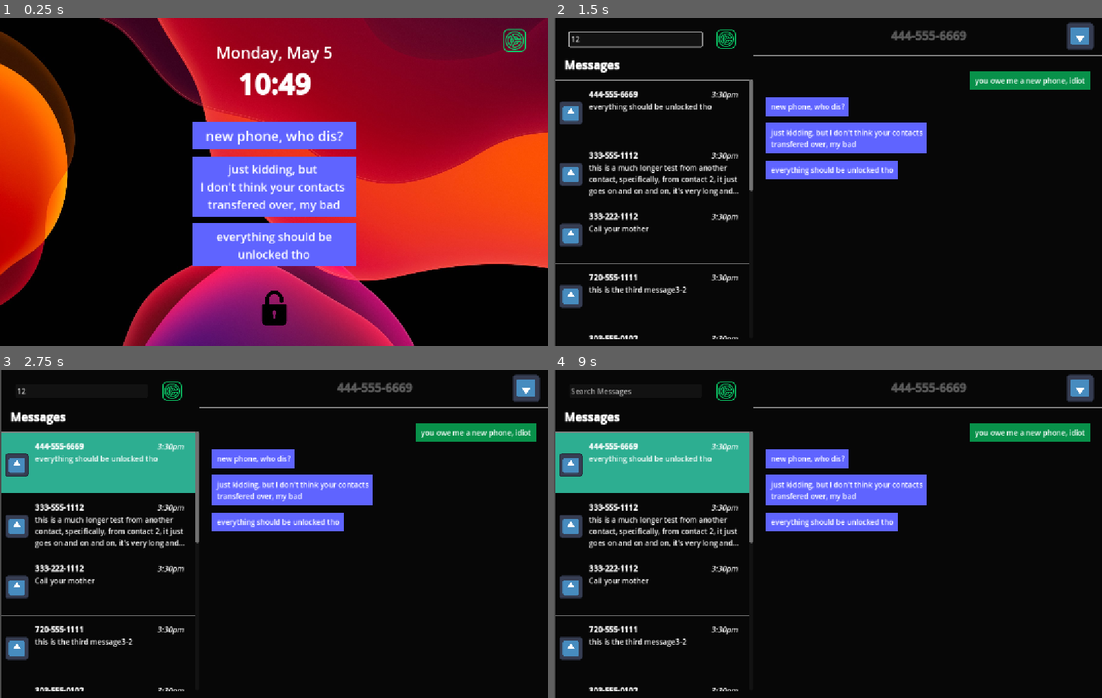
Above: before the commit, frames 1-4 (two rows, left to right).
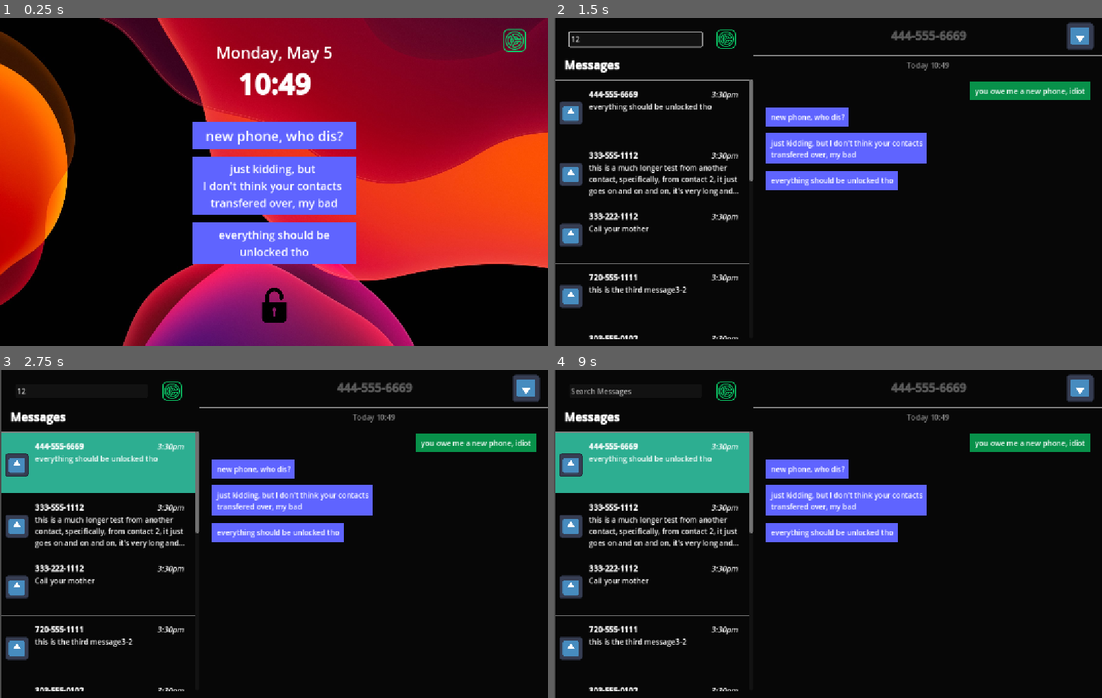
Above: after the commit, the same moments.

Repository: cyschneck/new-phone-who-dis
Game: Godot game, scene res://scenes/_main/start_menu.tscn
The game is run twice, just before and just after one commit, with the same random seed, the same clock (stepped at 60 frames per second) and the same inputs. The engine's default icon, where the game draws it, is replaced by a stand-in: a white triangle on a blue panel in a dark square.
Inputs (mouse positions are in pixels of both pictures, inside the frame that each line leads up to):
- Up to frame 1 (0.25 s): no input
- Up to frame 2 (1.5 s): click (828, 306) at 0.5 s; click (636, 37) at 1.27 s; type "12" at 1.35 s
- Up to frame 3 (2.75 s): click (98, 461) at 2.02 s
- Up to frame 4 (9 s): click (1080, 389) at 2.75 s; click (636, 389) at 3.52 s; type "12" at 3.6 s; click (652, 442) at 4.27 s; click (932, 491) at 5 s; click (652, 442) at 5.77 s; click (932, 491) at 6.5 s; click (652, 442) at 7.27 s; click (932, 491) at 8 s; click (1080, 389) at 8.75 s

The runs differ from the first frame. In frame 1, 2.3% of the frame differs, in the area x 35-65%, y 44-94%; in frame 2, 5.9%, in the area x 35-98%, y 13-53%; in frame 3, 5.9%; in frame 4, 5.9%.

Commit message:
add timestamp option

Diff:
--- a/new-phone-who-dis/data/messages.json
+++ b/new-phone-who-dis/data/messages.json
@@ -13,7 +13,11 @@
 	"messages": {
 	  "sender1": "this is the second message2-2",
 	  "sender2": "this is a much longer test from another contact, specifically, from contact 2, it just goes on and on and on, it's very long and kind of tedious",
+	  "caller1": "this is a much longer test from another contact, specifically, from contact 2, it just goes on and on and on, it's very long and kind of tedious",
 	  "caller2": "this is a much longer test from another contact, specifically, from contact 2, it just goes on and on and on, it's very long and kind of tedious",
+	  "caller3": "this is a much longer test from another contact, specifically, from contact 2, it just goes on and on and on, it's very long and kind of tedious",
+	  "caller4": "this is a much longer test from another contact, specifically, from contact 2, it just goes on and on and on, it's very long and kind of tedious",
+	  "caller5": "this is a much longer test from another contact, specifically, from contact 2, it just goes on and on and on, it's very long and kind of tedious",
 	}
   },
   "message 3": {
@@ -86,4 +90,12 @@
 	  "caller1": "Merry Christmas"
 	}
   },
+  "message 11": {
+	"contact_name": "Dad",
+	"messages": {
+	  "sender1": "Happy Birthday",
+	  "sender2": "Happy Birthday",
+	  "caller1": "Thanks!"
+	}
+  },
 }
--- a/new-phone-who-dis/scenes/_main/messages.tscn
+++ b/new-phone-who-dis/scenes/_main/messages.tscn
@@ -8,6 +8,7 @@
 [ext_resource type="Texture2D" uid="uid://dlvsclu2wa70u" path="res://images/icon.svg" id="6_l0wf5"]
 [ext_resource type="Script" uid="uid://c0fwdldoayhqb" path="res://scripts/messages/return_to_contacts.gd" id="7_wevnu"]
 [ext_resource type="PackedScene" uid="uid://dfyv37tioa6mf" path="res://scenes/messages/sender_purple_text.tscn" id="8_agf8l"]
+[ext_resource type="PackedScene" uid="uid://dyfduqub1pf0c" path="res://scenes/messages/timestamp_text.tscn" id="8_bdw3y"]
 [ext_resource type="PackedScene" uid="uid://dnd2uyg2ruxms" path="res://scenes/messages/caller_green_text.tscn" id="9_sgs8y"]
 [ext_resource type="PackedScene" uid="uid://dj7e465on4uhf" path="res://scenes/messages/popup_messages_name.tscn" id="11_bdw3y"]
 
@@ -232,7 +233,8 @@
 anchors_preset = 15
 anchor_right = 1.0
 anchor_bottom = 1.0
-offset_top = 3.0
+offset_top = -1.0
+offset_bottom = 0.000244141
 grow_horizontal = 2
 grow_vertical = 2
 horizontal_scroll_mode = 0
@@ -241,7 +243,7 @@
 layout_mode = 2
 size_flags_horizontal = 3
 theme_override_constants/margin_left = 40
-theme_override_constants/margin_top = 40
+theme_override_constants/margin_top = 10
 theme_override_constants/margin_right = 40
 theme_override_constants/margin_bottom = 40
 
@@ -253,6 +255,9 @@
 theme_override_constants/separation = 35
 metadata/_edit_use_anchors_ = true
 
+[node name="Timestamp" parent="BackgroundColor/MessageFieldRight/TextField/ScrollContainer/MarginContainer/TextMessages" instance=ExtResource("8_bdw3y")]
+layout_mode = 2
+
 [node name="SenderText" parent="BackgroundColor/MessageFieldRight/TextField/ScrollContainer/MarginContainer/TextMessages" instance=ExtResource("8_agf8l")]
 layout_mode = 2
 
@@ -270,6 +275,7 @@
 
 [node name="SelectContactPopup" type="Control" parent="BackgroundColor"]
 unique_name_in_owner = true
+visible = false
 custom_minimum_size = Vector2(500, 500)
 layout_mode = 1
 anchors_preset = 8
--- a/new-phone-who-dis/scenes/_main/start_menu.tscn
+++ b/new-phone-who-dis/scenes/_main/start_menu.tscn
@@ -85,14 +85,14 @@
 theme_override_constants/separation = 35
 metadata/_edit_use_anchors_ = true
 
-[node name="Time" type="Label" parent="BackgroundImage/MarginContainer/Menu/Texts"]
+[node name="Title" type="Label" parent="BackgroundImage/MarginContainer/Menu/Texts"]
 layout_mode = 2
 theme_override_font_sizes/font_size = 30
 text = "new phone, who dis?"
 horizontal_alignment = 1
 vertical_alignment = 1
 
-[node name="MarginContainer" type="MarginContainer" parent="BackgroundImage/MarginContainer/Menu/Texts/Time"]
+[node name="MarginContainer" type="MarginContainer" parent="BackgroundImage/MarginContainer/Menu/Texts/Title"]
 show_behind_parent = true
 layout_mode = 1
 anchors_preset = 15
@@ -105,14 +105,14 @@
 theme_override_constants/margin_right = -10
 theme_override_constants/margin_bottom = -10
 
-[node name="ColorRect" type="ColorRect" parent="BackgroundImage/MarginContainer/Menu/Texts/Time/MarginContainer"]
+[node name="ColorRect" type="ColorRect" parent="BackgroundImage/MarginContainer/Menu/Texts/Title/MarginContainer"]
 show_behind_parent = true
 layout_mode = 2
 color = Color(0.372549, 0.392157, 1, 1)
 
 [node name="Text" type="Label" parent="BackgroundImage/MarginContainer/Menu/Texts"]
 layout_mode = 2
-theme_override_font_sizes/font_size = 25
+theme_override_font_sizes/font_size = 24
 text = "just kidding, but
 I don't think your contacts
 transfered over, my bad"
@@ -139,7 +139,7 @@
 
 [node name="Text2" type="Label" parent="BackgroundImage/MarginContainer/Menu/Texts"]
 layout_mode = 2
-theme_override_font_sizes/font_size = 25
+theme_override_font_sizes/font_size = 24
 text = "everything should be
 unlocked tho"
 horizontal_alignment = 1
--- /dev/null
+++ b/new-phone-who-dis/scenes/messages/timestamp_text.tscn
@@ -0,0 +1,7 @@
+[gd_scene format=3 uid="uid://dyfduqub1pf0c"]
+
+[node name="Timestamp" type="Label"]
+theme_override_colors/font_color = Color(1, 1, 1, 0.498039)
+text = "Today 10:35"
+horizontal_alignment = 1
+vertical_alignment = 1
--- a/new-phone-who-dis/scripts/messages/select_message.gd
+++ b/new-phone-who-dis/scripts/messages/select_message.gd
@@ -5,6 +5,7 @@
 
 const CALLER_GREEN_TEXT = preload("res://scenes/messages/caller_green_text.tscn")
 const SENDER_PURPLE_TEXT = preload("res://scenes/messages/sender_purple_text.tscn")
+const TIMESTAMP_TEXT = preload("res://scenes/messages/timestamp_text.tscn")
 
 func _on_button_pressed() -> void:
 	# select a contact on the left field
@@ -29,6 +30,10 @@
 	# remove existing text messages
 	for existing_text_messages in text_messages_field.get_children():
 		existing_text_messages.queue_free()
+
+	var new_timestamp = TIMESTAMP_TEXT.instantiate()
+	new_timestamp.text = "Today 10:49"
+	text_messages_field.add_child(new_timestamp)
 
 	for message_origin in contact_messages.keys():
 		var new_split_text_message = split_message(contact_messages[message_origin])
Not shown: 1 places in new-phone-who-dis/scenes/_main/messages.tscn that only renumber resources
